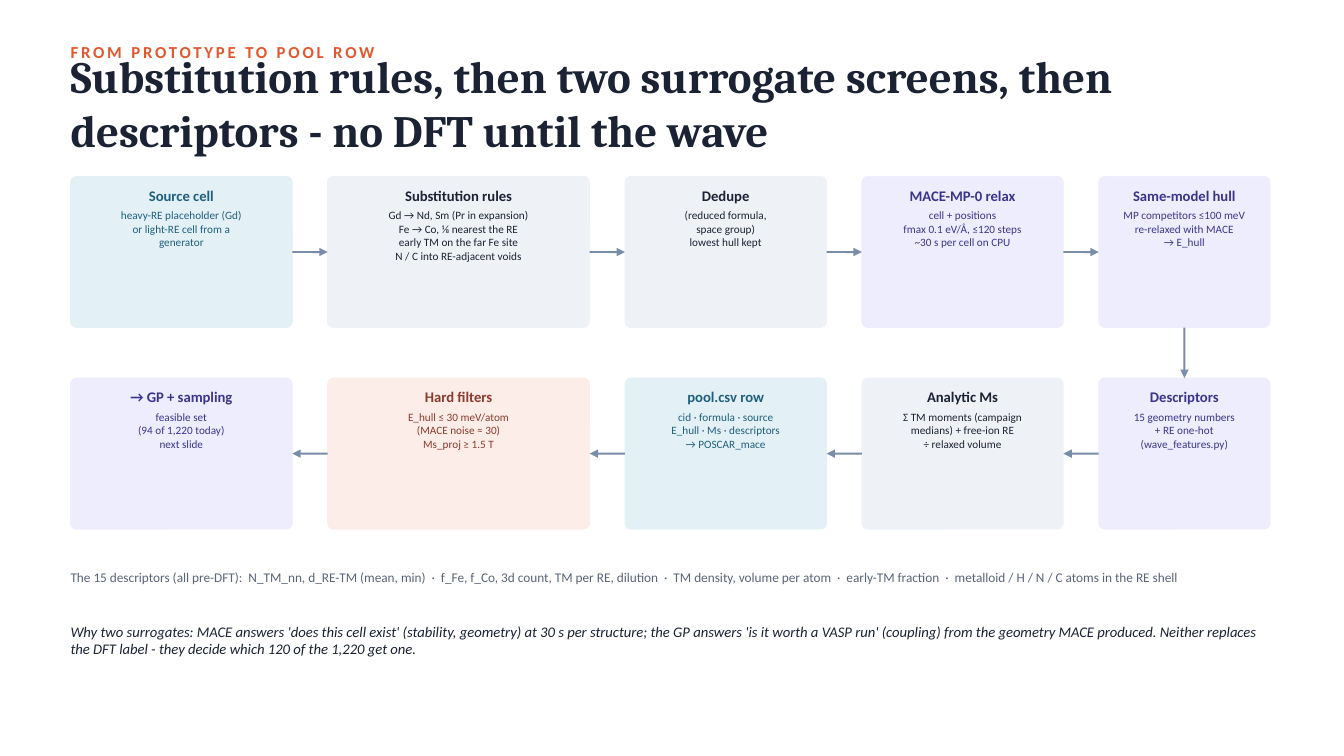
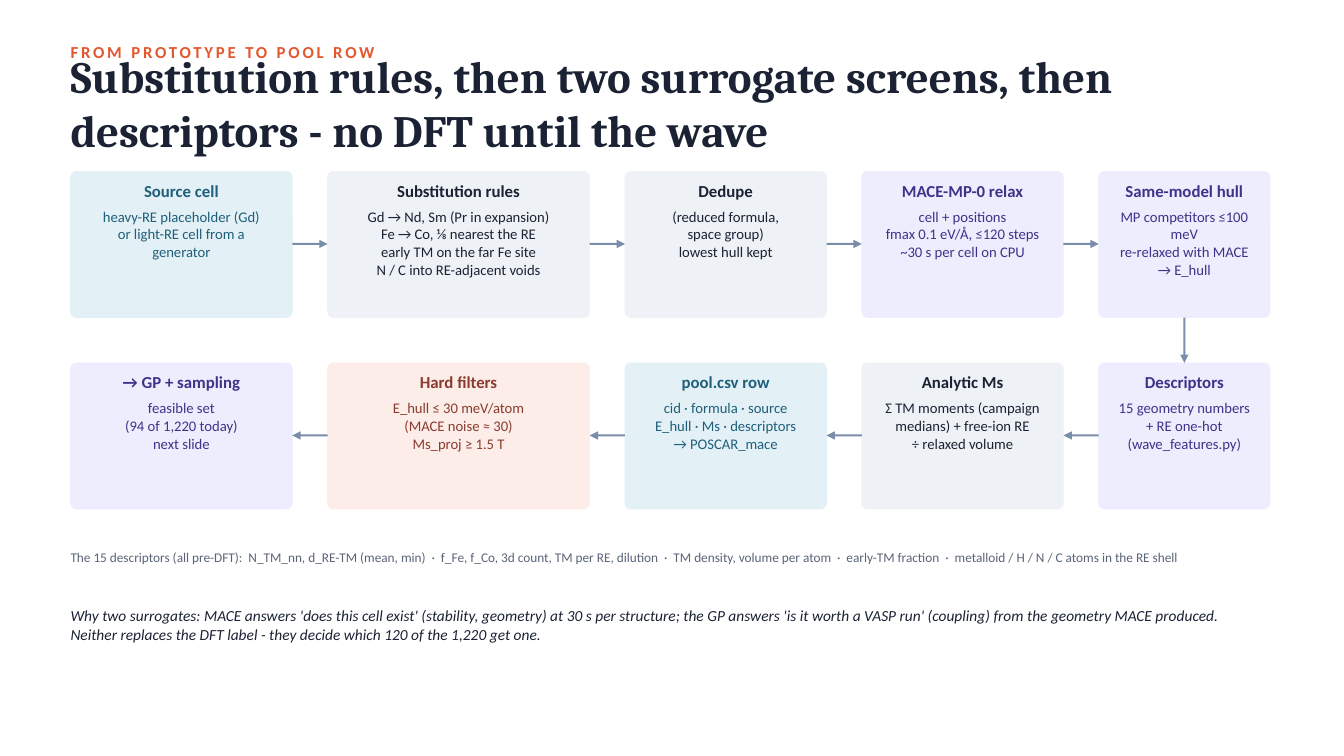
Before and after one commit to PGaneshIyer/NEEL, a slide deck: slide 26 of MAGNITO_Fe-HREE_screening.pptx (slide 25 before the commit). Drawn at 1344x756 pixels with LibreOffice and Linux fonts; fonts in the diff are those of the drawing. Boxes give left, top, right and bottom in pixels: in the first picture for what was removed or moved away, otherwise in the second. Text is boxed around its words. In the diff, an @@ line names an element or a change of style, - is before the commit and + after.

```diff
--- a/MAGNITO_Fe-HREE_screening.pptx
+++ b/MAGNITO_Fe-HREE_screening.pptx
@@ rounded rectangle: place and size @@
-rounded rectangle at [71, 176, 292, 328]
+rounded rectangle at [71, 171, 292, 318]
@@ rounded rectangle: place and size @@
-rounded rectangle at [328, 176, 590, 328]
+rounded rectangle at [328, 171, 590, 318]
@@ rounded rectangle: place and size @@
-rounded rectangle at [625, 176, 827, 328]
+rounded rectangle at [625, 171, 827, 318]
@@ rounded rectangle: place and size @@
-rounded rectangle at [862, 176, 1064, 328]
+rounded rectangle at [862, 171, 1064, 318]
@@ rounded rectangle: place and size @@
-rounded rectangle at [1099, 176, 1270, 328]
+rounded rectangle at [1099, 171, 1270, 318]
@@ 4 arrows: place and size @@
-4 arrows at [292, 252, 1099, 252]
+4 arrows at [292, 244, 1099, 244]
@@ arrow moved from (1185, 328) - (1185, 378) to (1185, 318) - (1185, 363) @@
@@ rounded rectangle: place and size @@
-rounded rectangle at [71, 378, 292, 529]
+rounded rectangle at [71, 363, 292, 509]
@@ size 10.5 to 12 pt in 10 elements at [144, 185, 219, 197], [397, 185, 520, 197], [698, 185, 752, 200], [902, 185, 1023, 197], [1125, 185, 1243, 197], [1145, 376, 1224, 391], [922, 376, 1003, 391], [682, 376, 769, 391], [420, 376, 497, 388], [142, 376, 240, 391] @@
@@ 6 texts: place and size @@
-6 texts at [71, 391, 1256, 657]
+6 texts at [71, 376, 1224, 643]
@@ rounded rectangle: place and size @@
-rounded rectangle at [328, 378, 590, 529]
+rounded rectangle at [328, 363, 590, 509]
@@ rounded rectangle: place and size @@
-rounded rectangle at [625, 378, 827, 529]
+rounded rectangle at [625, 363, 827, 509]
@@ rounded rectangle: place and size @@
-rounded rectangle at [862, 378, 1064, 529]
+rounded rectangle at [862, 363, 1064, 509]
@@ proportions changed in 10 elements at [328, 171, 590, 318], [71, 171, 292, 318], [625, 171, 827, 318], [862, 171, 1064, 318], [1099, 171, 1270, 318], [328, 363, 590, 509], [71, 363, 292, 509], [862, 363, 1064, 509], [625, 363, 827, 509], [1099, 363, 1270, 509] @@
@@ rounded rectangle: place and size @@
-rounded rectangle at [1099, 378, 1270, 529]
+rounded rectangle at [1099, 363, 1270, 509]
@@ text "feasible set": place and size @@
-text "feasible set" at [138, 413, 224, 448]
+text "feasible set" at [125, 403, 238, 449]
@@ text "E_hull ≤ 30 meV/atom": place and size @@
-text "E_hull ≤ 30 meV/atom" at [408, 413, 509, 450]
+text "E_hull ≤ 30 meV/atom" at [393, 403, 524, 452]
@@ text "cid · formula · source": place and size @@
-text "cid · formula · source" at [671, 413, 780, 450]
+text "cid · formula · source" at [655, 403, 796, 451]
@@ text "Σ TM moments (campaign": place and size @@
-text "Σ TM moments (campaign" at [903, 413, 1021, 448]
+text "Σ TM moments (campaign" at [885, 402, 1040, 449]
@@ size 8 to 10.5 pt in 10 elements at [368, 211, 550, 278], [103, 211, 260, 260], [672, 211, 779, 260], [886, 212, 1039, 260], [1120, 212, 1249, 277], [393, 403, 524, 452], [125, 403, 238, 449], [885, 402, 1040, 449], [655, 403, 796, 451], [1119, 403, 1250, 452] @@
@@ text "15 geometry numbers": place and size @@
-text "15 geometry numbers" at [1134, 413, 1234, 450]
+text "15 geometry numbers" at [1119, 403, 1250, 452]
@@ 4 arrows, 1 text: place and size @@
-4 arrows, 1 text at [71, 454, 1178, 584]
+4 arrows, 1 text at [71, 436, 1178, 564]
@@ text "Why two surrogates: MACE answers ..." at [71, 610, 1217, 643]: size 10.5 to 11 pt @@
```
Also in this commit, not shown: 4 other slides changed, 1 slide added, 2 other files.
